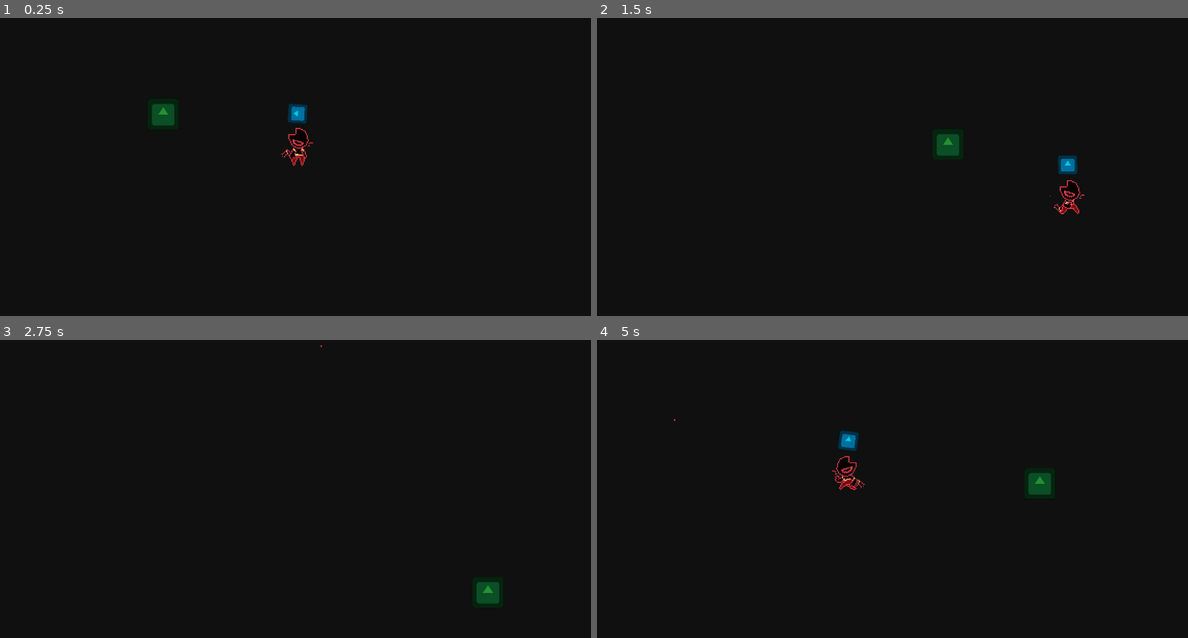
Above: before the commit, frames 1-4 (two rows, left to right).
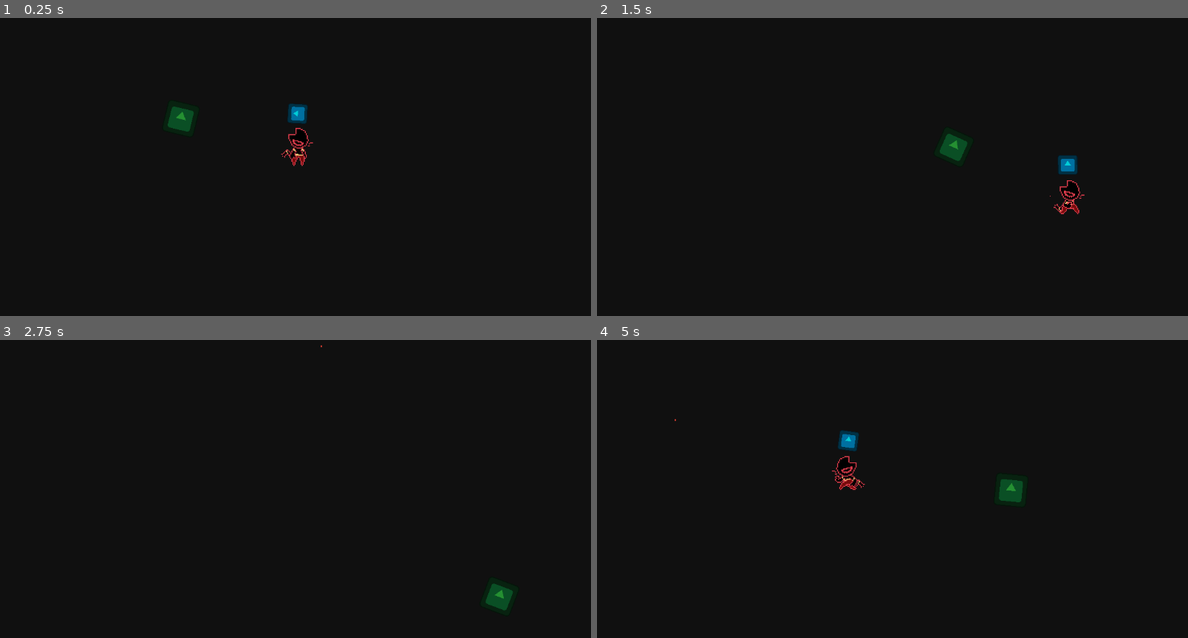
Above: after the commit, the same moments.

Repository: LucMat50/CS4800_ClassProject
Game: Godot game, scene res://scenes/main_game.tscn
The game is run twice, just before and just after one commit, with the same random seed, the same clock (stepped at 60 frames per second) and the same inputs. The engine's default icon, where the game draws it, is replaced by a stand-in: a white triangle on a blue panel in a dark square.
Inputs (mouse positions are in pixels of both pictures, inside the frame that each line leads up to):
- Up to frame 1 (0.25 s): no input
- Up to frame 2 (1.5 s): move the mouse to (1022, 134) at 0.52 s; hold Right (move_right) 0.53-1.28 s; tap Space (shoot) at 0.6 s; move the mouse to (774, 167) at 1.27 s; hold Down (move_down) from 1.28 s (still down); tap Shift (run) at 1.35 s
- Up to frame 3 (2.75 s): tap Space (shoot) at 1.55, 2.1 s; move the mouse to (354, 399) at 2.02 s; release Down (move_down) at 2.03 s; hold Right (move_right) from 2.03 s (still down)
- Up to frame 4 (5 s): move the mouse to (862, 539) at 2.77 s; release Right (move_right) at 2.78 s; hold Up (move_up) 2.78-3.53 s; tap Space (shoot) at 2.85, 3.8, 4.35 s; move the mouse to (1069, 521) at 3.52 s; hold Shift (run) 3.53-4.28 s; hold Left (move_left) from 3.53 s (still down); move the mouse to (715, 423) at 4.27 s

The runs differ from the first frame. In frame 1, 0.5% of the frame differs, in the area x 25-33%, y 28-39%; in frame 2, 0.2%; in frame 3, 0.3%; in frame 4, 0.6%, in the area x 13-77%, y 26-55%.

Commit message:
updated ai movement

Diff:
--- a/cs-4800-unnamed-game/project.godot
+++ b/cs-4800-unnamed-game/project.godot
@@ -68,6 +68,11 @@
 ]
 }
 
+[layer_names]
+
+2d_physics/layer_1="Player"
+2d_physics/layer_2="Enemy"
+
 [physics]
 
 3d/physics_engine="Jolt Physics"
--- a/cs-4800-unnamed-game/scenes/bullet.tscn
+++ b/cs-4800-unnamed-game/scenes/bullet.tscn
@@ -4,19 +4,20 @@
 
 [sub_resource type="CanvasTexture" id="CanvasTexture_h1aey"]
 
-[node name="Bullet" type="Node2D" unique_id=422759261 groups=["Bullet"]]
+[node name="Bullet" type="Node2D" unique_id=1345282756 groups=["Bullet"]]
 script = ExtResource("1_mkf8s")
 
 [node name="Sprite2D" type="Sprite2D" parent="." unique_id=1438513031]
 self_modulate = Color(0.83137256, 0.23137255, 0.18431373, 1)
-position = Vector2(0.54999995, 0)
 scale = Vector2(3, 3)
 texture = SubResource("CanvasTexture_h1aey")
 
 [node name="RayCast2D" type="RayCast2D" parent="." unique_id=1217705019]
 scale = Vector2(0.99999976, 0.99999976)
 target_position = Vector2(20, 0)
+collision_mask = 2
 hit_from_inside = true
+collide_with_areas = true
 
 [node name="DistanceTimeout" type="Timer" parent="." unique_id=1378526167]
 wait_time = 10.0
--- a/cs-4800-unnamed-game/scenes/enemy.tscn
+++ b/cs-4800-unnamed-game/scenes/enemy.tscn
@@ -7,6 +7,8 @@
 radius = 32.06244
 
 [node name="Enemy" type="CharacterBody2D" unique_id=407558397 groups=["Enemy"]]
+collision_layer = 3
+collision_mask = 3
 script = ExtResource("1_md0e3")
 
 [node name="Sprite2D" type="Sprite2D" parent="." unique_id=1743960374]
--- a/cs-4800-unnamed-game/scripts/bullet.gd
+++ b/cs-4800-unnamed-game/scripts/bullet.gd
@@ -10,10 +10,10 @@
 @onready var bullet = $Sprite2D
 @onready var ray = $RayCast2D
 
-func _process(delta: float) -> void:
+func _physics_process(delta: float) -> void:
 	position += transform.x * SPEED * delta
 	var move_amount = SPEED * delta
-	ray.target_position = Vector2(move_amount + 5, 0)
+	ray.target_position = Vector2(move_amount + 2, 0)
 	ray.force_raycast_update()
 
 	if ray.is_colliding():
@@ -22,11 +22,12 @@
 	else:
 		position += transform.x * SPEED * delta
 
+
 func enemy_hit(body: Node2D):
 	print("enemy hit")
-	if body.is_in_group("Enemy") and body.has_method("die"):
-		body.die()
-	queue_free()
+	print(rotation)
+	if body.is_in_group("Enemy"):
+		body.queue_free()
 
 func _on_visible_on_screen_notifier_2d_screen_exited() -> void:
 	queue_free()
--- a/cs-4800-unnamed-game/scripts/enemy.gd
+++ b/cs-4800-unnamed-game/scripts/enemy.gd
@@ -1,7 +1,7 @@
 extends CharacterBody2D
 
 # NORMAL VARIABLES
-var chase = true
+var motion = Vector2()
 var direction
 
 # CONSTANT VARIABLES
@@ -11,13 +11,18 @@
 @onready var player_node: CharacterBody2D = get_parent().get_node("Player")
 
 func _physics_process(delta: float) -> void:
-	if chase:
-		direction = (player_node.global_position - global_position).normalized()
-		velocity = lerp(velocity, direction * SPEED, 8.5 * delta)
-		move_and_slide()
+	position += (player_node.global_position - global_position) / 50
+	direction = (player_node.global_position - global_position).normalized()
+	velocity = lerp(velocity, direction * SPEED, 8.5 * delta)
+	look_at(player_node.global_position)
 
-func die():
-	queue_free()
+	rotation_degrees = wrap(rotation_degrees, 0, 360)
+	if rotation_degrees > 90 and rotation_degrees < 270:
+		scale.y = -1
+	else:
+		scale.y = 1
+
+	move_and_collide(motion)
 
 #func _on_area_2d_body_entered(body: Node2D) -> void:
 #	if body == player_node:
--- a/cs-4800-unnamed-game/scripts/gun.gd
+++ b/cs-4800-unnamed-game/scripts/gun.gd
@@ -8,17 +8,7 @@
 var can_shoot = true
 
 # ONREADY VARIABLES
-@onready var gun = $RotationOffset/Sprite2D
 @onready var shootPos = $RotationOffset/ShootPosition
-
-func shoot():
-	var new_bullet = bullet.instantiate()
-	get_tree().root.add_child(new_bullet)
-	new_bullet.global_position = shootPos.global_position
-	new_bullet.global_rotation = shootPos.global_rotation
-
-func _on_shoot_timer_timeout() -> void:
-	can_shoot = true
 
 func _ready() -> void:
 	$ShootTimer.wait_time = time_between
@@ -36,3 +26,12 @@
 		shoot()
 		can_shoot = false
 		$ShootTimer.start()
+
+func shoot():
+	var new_bullet = bullet.instantiate()
+	get_tree().root.add_child(new_bullet)
+	new_bullet.global_position = shootPos.global_position
+	new_bullet.global_rotation = shootPos.global_rotation
+
+func _on_shoot_timer_timeout() -> void:
+	can_shoot = true
